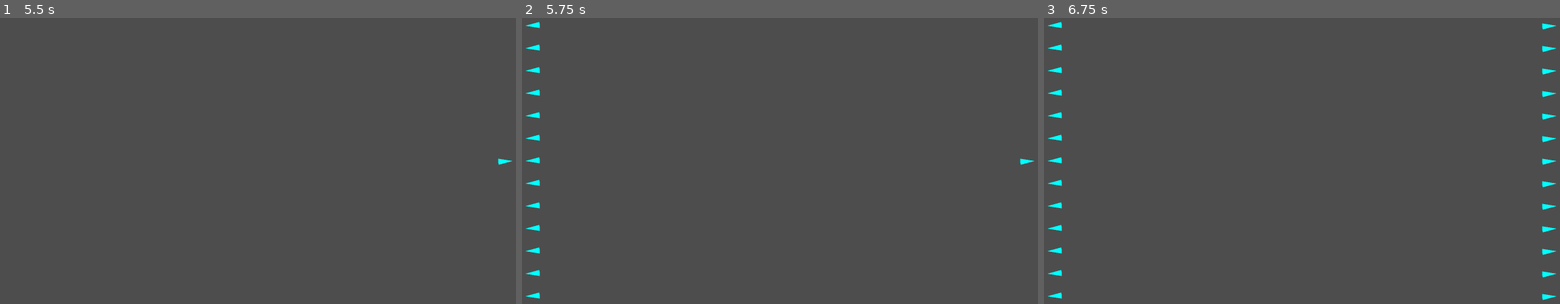
Above: before the commit, frames 1-3 (left to right).
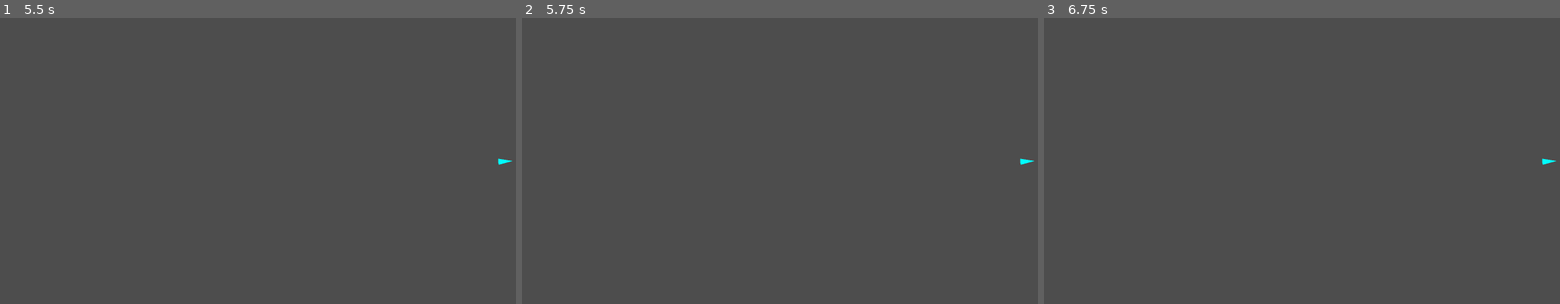
Above: after the commit, the same moments.

Repository: yancouto/psych0
Game: Godot game, scene res://runner.tscn
The game is run twice, just before and just after one commit, with the same random seed, the same clock (stepped at 60 frames per second) and the same inputs.
Inputs (mouse positions are in pixels of both pictures, inside the frame that each line leads up to):
- Up to frame 1 (5.5 s): tap Enter at 0.5, 2, 3.5 s; move the mouse to (371, 146) at 0.52 s; press the mouse at (371, 146) at 0.53 s; hold D (move_right) 0.53-1.28 s; tap Space at 1.25, 2.75, 4.25 s; move the mouse to (154, 175) at 1.27 s; release the mouse at (154, 175) at 1.28 s; hold S (move_down) 1.28-2.03 s; click (154, 175) at 1.35 s; move the mouse to (309, 98) at 2.02 s; press the mouse at (309, 98) at 2.03 s; hold D (move_right) 2.03-2.78 s; move the mouse to (232, 218) at 2.77 s; release the mouse at (232, 218) at 2.78 s; hold W (move_up) 2.78-3.53 s; click (232, 218) at 2.85 s; move the mouse to (412, 203) at 3.52 s; press the mouse at (412, 203) at 3.53 s; hold A (move_left) 3.53-5.03 s; tap Escape (pause, bound only after the commit) at 4.15 s; move the mouse to (103, 118) at 4.27 s; release the mouse at (103, 118) at 4.28 s; click (103, 118) at 4.35 s; move the mouse to (283, 161) at 5.02 s; press the mouse at (283, 161) at 5.03 s; hold S (move_down) from 5.03 s (still down)
- Up to frame 2 (5.75 s): keep holding S (move_down)
- Up to frame 3 (6.75 s): move the mouse to (1224, 89) at 5.77 s; release S (move_down) at 5.78 s; release the mouse at (1224, 89) at 5.78 s; hold D (move_right) 5.78-6.53 s; click (1224, 89) at 5.85 s; move the mouse to (1415, 146) at 6.52 s; press the mouse at (1415, 146) at 6.53 s; hold W (move_up) from 6.53 s (still down)

Frame 1 is identical in both runs. In frame 2, 0.5% of the frame differs, in the area x 0-4%, y 1-99%; in frame 3, 0.9%, in the area x 0-100%, y 1-99%.

Commit message:
Hacky pausing implemented
Can be improved later

Diff:
--- /dev/null
+++ b/pausing.gd
@@ -0,0 +1,5 @@
+extends Node
+
+func _input(event: InputEvent) -> void:
+	if event.is_action_pressed("pause"):
+		get_tree().paused = !get_tree().paused
--- a/project.godot
+++ b/project.godot
@@ -55,6 +55,11 @@
 "events": [Object(InputEventMouseButton,"resource_local_to_scene":false,"resource_name":"","device":-1,"window_id":0,"a …(253 unchanged characters)…
 ]
 }
+pause={
+"deadzone": 0.5,
+"events": [Object(InputEventKey,"resource_local_to_scene":false,"resource_name":"","device":0,"window_id":0,"alt_pressed":false,"shift_pressed":false,"ctrl_pressed":false,"meta_pressed":false,"pressed":false,"keycode":0,"physical_keycode":4194305,"key_label":0,"unicode":0,"echo":false,"script":null)
+]
+}
 
 [layer_names]
 
--- a/runner.tscn
+++ b/runner.tscn
@@ -1,7 +1,8 @@
-[gd_scene load_steps=4 format=3 uid="uid://wyi8ts15lueo"]
+[gd_scene load_steps=5 format=3 uid="uid://wyi8ts15lueo"]
 
 [ext_resource type="Script" path="res://runner.gd" id="1_224jk"]
 [ext_resource type="PackedScene" path="res://player.tscn" id="2_1y6tv"]
+[ext_resource type="Script" path="res://pausing.gd" id="3_kc0cc"]
 
 [sub_resource type="LabelSettings" id="LabelSettings_kjhy5"]
 font_size = 100
@@ -21,3 +22,7 @@
 label_settings = SubResource("LabelSettings_kjhy5")
 
 [node name="AllEnemies" type="Node" parent="."]
+
+[node name="Pausing" type="Node" parent="."]
+process_mode = 3
+script = ExtResource("3_kc0cc")
